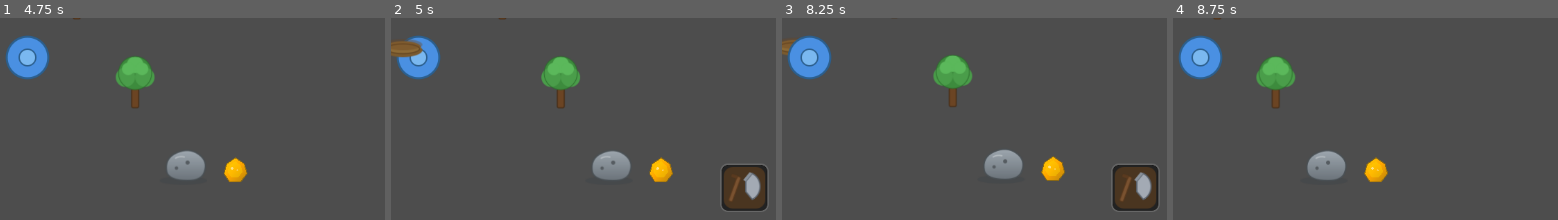
Above: before the commit, frames 1-4 (left to right).
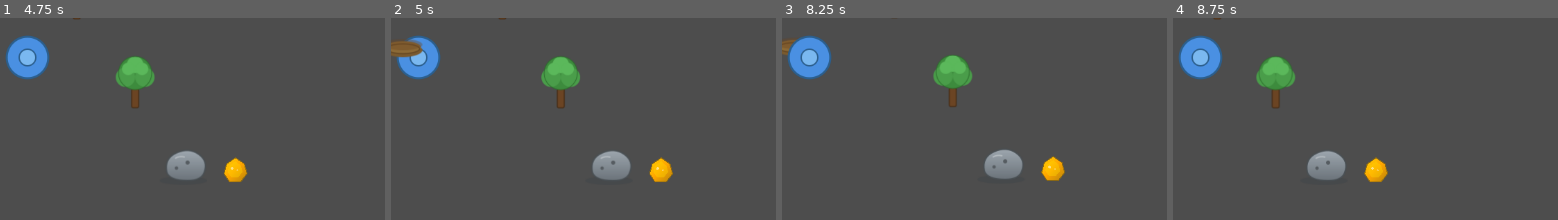
Above: after the commit, the same moments.

Repository: anv99-vn/code-game
Game: Godot game, scene res://scenes/game.tscn
Two runs of this game, one before a commit and one after it. Both use one fixed random seed, a clock stepped at 60 frames per second and the inputs below. This scene is started directly instead of the project's main scene.
Inputs (mouse positions are % of the whole screen's width and height, from its top left):
- Up to frame 1 (4.75 s): tap Enter at 0.5 s; move the mouse to (71, 50) at 0.52 s; hold D (move_right) 0.53-1.25 s; tap K (mine) at 0.6, 3.05, 3.6 s; click (71, 50) at 0.67 s; tap J (chop) at 0.77, 1.07, 2, 2.27, 2.3, 2.57, 2.85, 3.77, 4.07, 4.52, 4.55 s; tap L (pan) at 0.8, 2.1, 3.8, 4.35 s; click (90, 88) at 1.25 s; move the mouse to (27, 61) at 2.02 s; hold S (move_down) 2.03-2.78 s; move the mouse to (58, 31) at 2.77 s; hold D (move_right) 2.78-3.53 s; move the mouse to (43, 78) at 3.52 s; hold W (move_up) 3.53-4.28 s; click (43, 78) at 3.67 s; move the mouse to (79, 72) at 4.27 s; hold A (move_left) from 4.28 s (still down)
- Up to frame 2 (5 s): keep holding A (move_left); tap J (chop) at 4.82 s
- Up to frame 3 (8.25 s): move the mouse to (17, 39) at 5.02 s; tap K (mine) at 5.1, 7.35 s; tap J (chop) at 5.27, 5.57, 6.6, 6.77, 7.07, 7.52, 7.82 s; move the mouse to (53, 55) at 5.77 s; release A (move_left) at 5.78 s; hold S (move_down) 5.78-6.53 s; tap L (pan) at 5.85, 8.1 s; click (53, 55) at 5.92 s; move the mouse to (33, 28) at 6.52 s; hold D (move_right) 6.53-7.28 s; move the mouse to (71, 50) at 7.27 s; hold W (move_up) 7.28-8.03 s; move the mouse to (27, 61) at 8.02 s; hold D (move_right) from 8.03 s (still down); click (27, 61) at 8.17 s
- Up to frame 4 (8.75 s): keep holding D (move_right); tap J (chop) at 8.27, 8.57 s
The pictures show only the part of the screen within x 45-95%, y 46-96%; the shares and areas given below are measured in that part.

Frame 1 is identical in both runs. In frame 2, 2.7% of the frame differs, in the area x 85-98%, y 72-97%; in frame 3, 2.7%; in frame 4, nothing differs.

Commit message:
feat: action button scale animation and disable on depleted resource
- Add scale animation on press (0.85) with bounce-back release
- Set pivot_offset to center for proper scale pivot
- Add depleted_changed signal to HarvestableResource
- Disable action button when focused resource is depleted

Diff:
--- a/scenes/game.tscn
+++ b/scenes/game.tscn
@@ -91,6 +91,7 @@
 [node name="ActionButton" type="TextureButton" parent="UILayer" unique_id=1483188161]
 custom_minimum_size = Vector2(60, 60)
 custom_maximum_size = Vector2(60, 60)
+pivot_offset = Vector2(30, 30)
 anchors_preset = 3
 anchor_left = 1.0
 anchor_top = 1.0
--- a/scripts/game_ui.gd
+++ b/scripts/game_ui.gd
@@ -38,12 +38,25 @@
 		_current_action = ""
 		action_button.visible = false
 		action_button_bg.visible = false
-	elif focused.is_in_group("trees"):
-		_set_action("chop", "res://assets/icons/icon_chop.png")
-	elif focused.is_in_group("stones"):
-		_set_action("mine", "res://assets/icons/icon_mine.png")
-	elif focused.is_in_group("gold_sources"):
-		_set_action("pan", "res://assets/icons/icon_pan.png")
+	elif focused.is_in_group("trees") or focused.is_in_group("stones") or focused.is_in_group("gold_sources"):
+		if focused.has_signal("depleted_changed"):
+			if focused._depleted:
+				action_button.visible = false
+				action_button_bg.visible = false
+				return
+			focused.depleted_changed.connect(_on_depleted_changed)
+		if focused.is_in_group("trees"):
+			_set_action("chop", "res://assets/icons/icon_chop.png")
+		elif focused.is_in_group("stones"):
+			_set_action("mine", "res://assets/icons/icon_mine.png")
+		elif focused.is_in_group("gold_sources"):
+			_set_action("pan", "res://assets/icons/icon_pan.png")
+
+
+func _on_depleted_changed(is_depleted: bool) -> void:
+	if is_depleted:
+		action_button.visible = false
+		action_button_bg.visible = false
 
 
 func _set_action(action: String, icon_path: String) -> void:
@@ -56,6 +69,9 @@
 func _on_action_pressed() -> void:
 	if _current_action.is_empty():
 		return
+	var tween := create_tween()
+	tween.tween_property(action_button, "scale", Vector2(0.85, 0.85), 0.08)\
+		.set_ease(Tween.EASE_OUT).set_trans(Tween.TRANS_QUAD)
 	var ev := InputEventAction.new()
 	ev.action = _current_action
 	ev.pressed = true
@@ -65,6 +81,9 @@
 func _on_action_released() -> void:
 	if _current_action.is_empty():
 		return
+	var tween := create_tween()
+	tween.tween_property(action_button, "scale", Vector2.ONE, 0.1)\
+		.set_ease(Tween.EASE_OUT).set_trans(Tween.TRANS_BACK)
 	var ev := InputEventAction.new()
 	ev.action = _current_action
 	ev.pressed = false
--- a/scripts/harvestable_resource.gd
+++ b/scripts/harvestable_resource.gd
@@ -6,6 +6,7 @@
 signal player_exited(body: Node2D)
 signal registered(pos: Vector2)
 signal proximity_changed(nearby: bool)
+signal depleted_changed(is_depleted: bool)
 
 @export var main_sprite_path: NodePath
 @export var depleted_sprite_path: NodePath
@@ -116,6 +117,7 @@
 
 func _deplete() -> void:
 	_depleted = true
+	depleted_changed.emit(true)
 	harvested.emit(bonus_on_deplete)
 	_main_sprite.visible = false
 	_depleted_sprite.visible = true
@@ -152,6 +154,7 @@
 func _respawn() -> void:
 	_health = max_health
 	_depleted = false
+	depleted_changed.emit(false)
 	_main_sprite.visible = true
 	_depleted_sprite.visible = false
 	_health_bar.value = max_health
